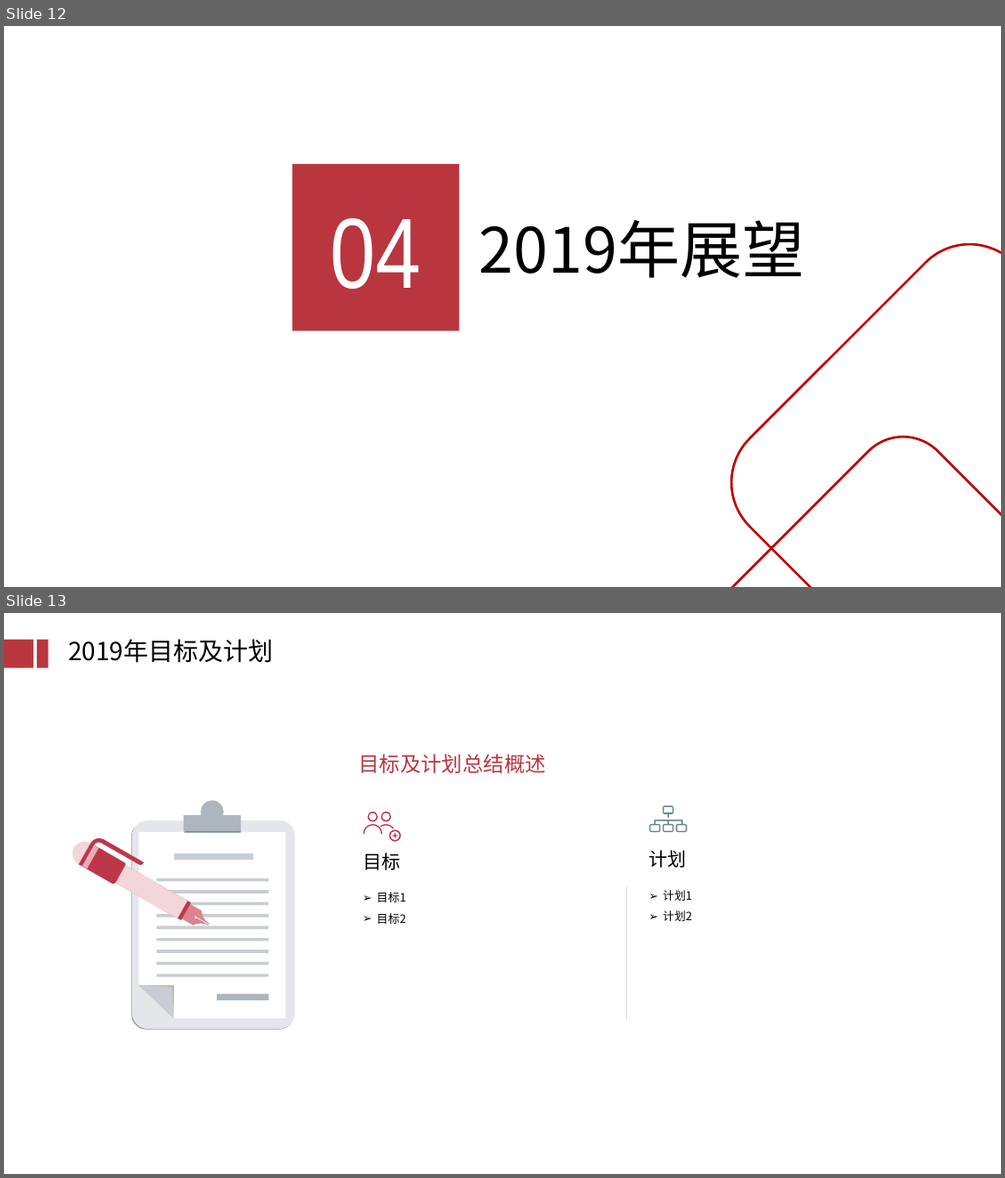
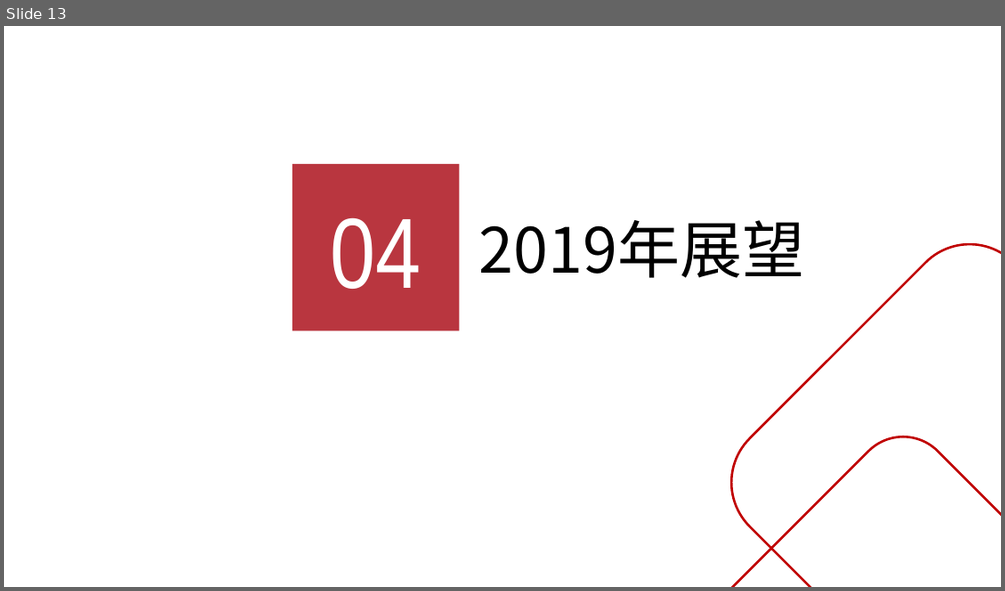
Before and after one commit to GuoXinjian/Python, a slide deck: KTS结案_V0.1.pptx. Shown one above the other, each under a label of ours: slides 12 and 13 before the commit, slide 13 after it. The pictures are 1005x1178 and 1005x591 pixels, drawn with LibreOffice and Linux fonts; fonts in the diff are those of the drawing; background and template pictures are left out. Boxes give left, top, right and bottom in pixels: in the first picture for what was removed or moved away, otherwise in the second. Text is boxed around its words. In the diff, an @@ line names an element or a change of style, - is before the commit and + after.

```diff
--- a/KTS结案_V0.1.pptx
+++ b/KTS结案_V0.1.pptx
@@ slide 13 removed at (4, 613, 1001, 1174), background #FFFFFF @@
@@ rectangle removed at (4, 639, 33, 667) @@
@@ rectangle removed at (37, 639, 48, 667) @@
@@ text removed at (68, 639, 273, 663) @@
-2019年目标及计划
@@ text removed at (359, 754, 546, 773) @@
-目标及计划总结概述
@@ freeform shape removed at (363, 811, 400, 842) @@
@@ freeform shape removed at (649, 806, 687, 832) @@
@@ group removed at (68, 800, 295, 1030): 12 freeform shapes, 12 rectangles, 1 ellipse @@
@@ text removed at (363, 852, 400, 870) @@
-目标
@@ text removed at (648, 850, 686, 868) @@
-计划
@@ text removed at (377, 892, 406, 924) @@
-➢ 目标1
-➢ 目标2
@@ line removed from (626, 887) to (626, 1019) @@
@@ text removed at (663, 890, 692, 921) @@
-➢ 计划1
-➢ 计划2
@@ what was slide 12 is now slide 13 @@
```
Also in this commit, not shown: 3 slides changed, 7 slides added, 6 other slides removed.
